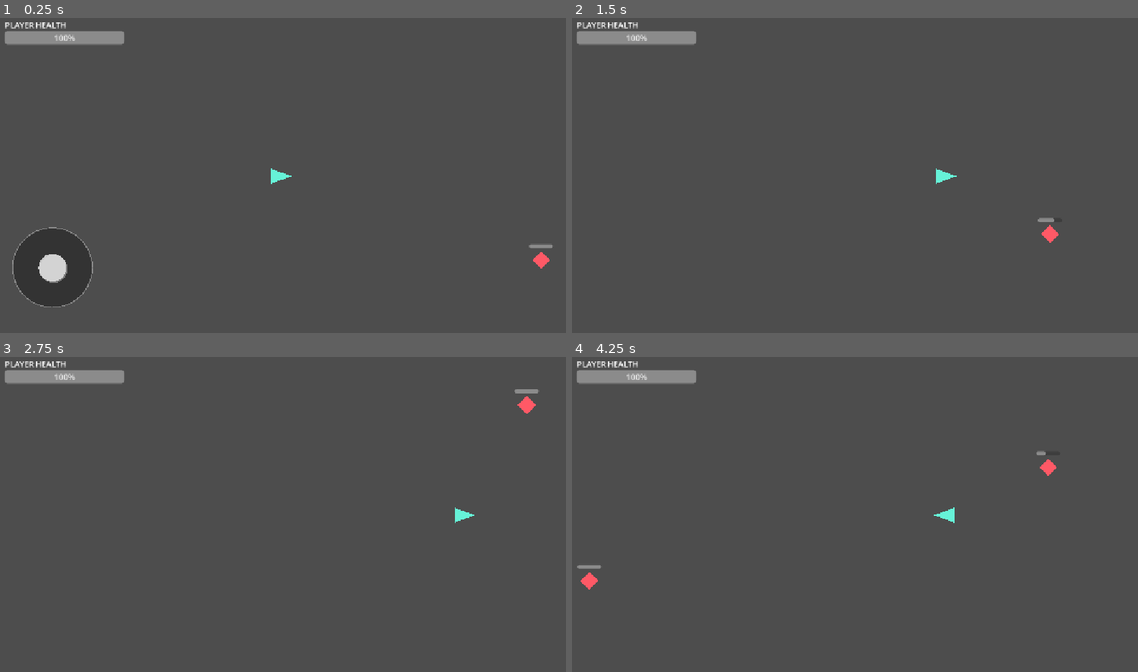
Above: before the commit, frames 1-4 (two rows, left to right).
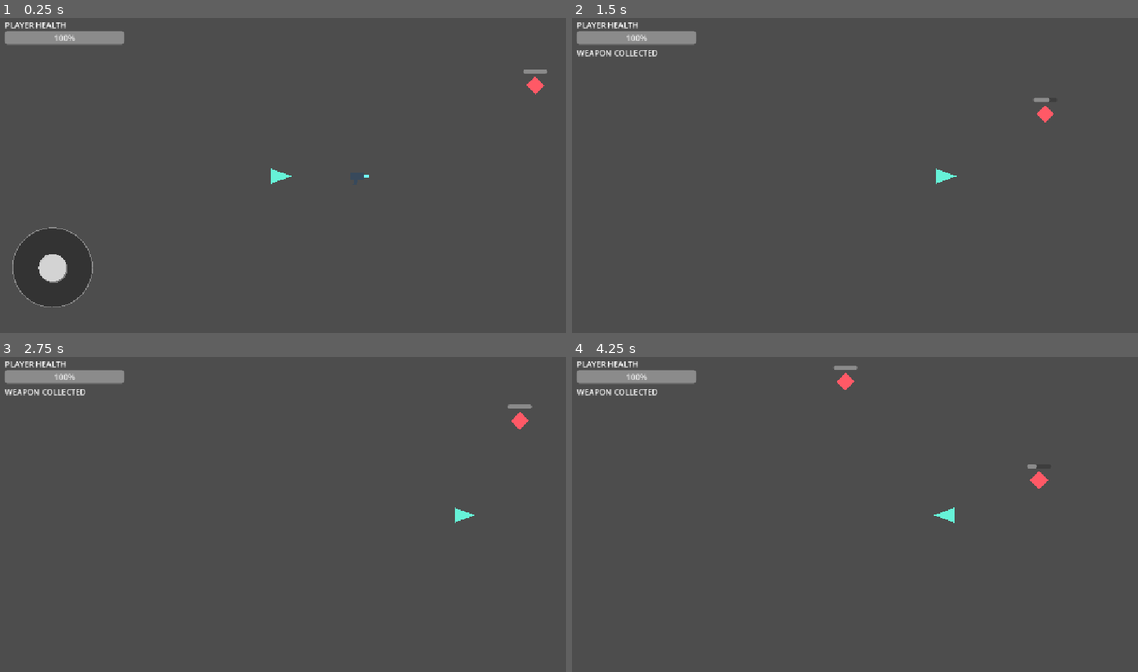
Above: after the commit, the same moments.

Repository: Zajaczkowski23/Bone-Rush
Game: Godot game, scene res://game/game.tscn
The game is run twice, just before and just after one commit, with the same random seed, the same clock (stepped at 60 frames per second) and the same inputs. Before the commit the project starts from res://Scene.tscn.
Inputs (mouse positions are in pixels of both pictures, inside the frame that each line leads up to):
- Up to frame 1 (0.25 s): no input
- Up to frame 2 (1.5 s): tap Enter at 0.5 s; move the mouse to (979, 159) at 0.52 s; hold Right (ui_right) 0.53-1.25 s; click (979, 159) at 0.67 s; drag from (736, 191) to (1058, 241) at 1.27 s
- Up to frame 3 (2.75 s): move the mouse to (333, 445) at 2.02 s; hold Right (ui_right) from 2.03 s (still down); click (333, 445) at 2.17 s
- Up to frame 4 (4.25 s): release Right (ui_right) at 2.75 s; drag from (821, 580) to (679, 467) at 2.77 s; move the mouse to (1024, 564) at 3.52 s; hold Left (ui_left) from 3.53 s (still down); click (1024, 564) at 3.67 s

The runs differ from the first frame. In frame 1, 0.3% of the frame differs, in the area x 64-98%, y 16-80%; in frame 2, 0.4%; in frame 3, 0.4%; in frame 4, 0.7%, in the area x 0-86%, y 2-74%.

Commit message:
feat(weapon): structure files correclty and add grabing weapon action

Diff:
--- a/Enemy.tscn
+++ b/Enemy.tscn
@@ -1,21 +1,21 @@
-[gd_scene load_steps=3 format=3]
+[gd_scene format=3 uid="uid://7emepqfwanj2"]
 
 [ext_resource type="Script" path="res://enemy.gd" id="1_enemy"]
 
 [sub_resource type="CircleShape2D" id="CircleShape2D_enemy"]
 radius = 14.0
 
-[node name="Enemy" type="Area2D" groups=["enemies"]]
+[node name="Enemy" type="Area2D" unique_id=578942140 groups=["enemies"]]
 script = ExtResource("1_enemy")
 
-[node name="CollisionShape2D" type="CollisionShape2D" parent="."]
+[node name="CollisionShape2D" type="CollisionShape2D" parent="." unique_id=394978473]
 shape = SubResource("CircleShape2D_enemy")
 
-[node name="Polygon2D" type="Polygon2D" parent="."]
+[node name="Polygon2D" type="Polygon2D" parent="." unique_id=1055566969]
 color = Color(1, 0.35, 0.4, 1)
 polygon = PackedVector2Array(0, -18, 18, 0, 0, 18, -18, 0)
 
-[node name="HealthBar" type="ProgressBar" parent="."]
+[node name="HealthBar" type="ProgressBar" parent="." unique_id=1277940020]
 offset_left = -24.0
 offset_top = -32.0
 offset_right = 24.0
--- a/enemy.gd
+++ b/characters/enemies/enemy/enemy.gd
@@ -1,4 +1,7 @@
 extends Area2D
+
+const PlayArea = preload("res://game/play_area.gd")
+const EDGE_MARGIN: float = 36.0
 
 @export var move_speed: float = 110.0
 @export var max_health: int = 30
@@ -26,6 +29,7 @@
 			player.global_position,
 			minf(move_speed * delta, distance - 18.0)
 		)
+	PlayArea.keep_inside(self, EDGE_MARGIN)
 
 	for body in get_overlapping_bodies():
 		if body.is_in_group("player"):
--- /dev/null
+++ b/characters/enemies/enemy/enemy.tscn
@@ -0,0 +1,26 @@
+[gd_scene load_steps=3 format=3]
+
+[ext_resource type="Script" path="res://characters/enemies/enemy/enemy.gd" id="1_enemy"]
+
+[sub_resource type="CircleShape2D" id="CircleShape2D_enemy"]
+radius = 14.0
+
+[node name="Enemy" type="Area2D" groups=["enemies"]]
+script = ExtResource("1_enemy")
+
+[node name="CollisionShape2D" type="CollisionShape2D" parent="."]
+shape = SubResource("CircleShape2D_enemy")
+
+[node name="Polygon2D" type="Polygon2D" parent="."]
+color = Color(1, 0.35, 0.4, 1)
+polygon = PackedVector2Array(0, -18, 18, 0, 0, 18, -18, 0)
+
+[node name="HealthBar" type="ProgressBar" parent="."]
+offset_left = -24.0
+offset_top = -32.0
+offset_right = 24.0
+offset_bottom = -24.0
+mouse_filter = 2
+max_value = 30.0
+value = 30.0
+show_percentage = false
--- a/player.gd
+++ b/characters/player/player.gd
@@ -1,4 +1,7 @@
 extends CharacterBody2D
+
+const PlayArea = preload("res://game/play_area.gd")
+const EDGE_MARGIN: float = 24.0
 
 @export var move_speed: float = 260.0
 @export var max_health: int = 100
@@ -8,15 +11,17 @@
 @export var beam_damage: int = 10
 
 var health: int
+var has_weapon_drop: bool = false
 var _damage_cooldown_left: float = 0.0
 var _fire_cooldown_left: float = 0.0
 
 @onready var health_bar: ProgressBar = $"../CanvasLayer/PlayerHealthBar"
 @onready var game_over_label: Label = $"../CanvasLayer/GameOverLabel"
+@onready var pickup_label: Label = $"../CanvasLayer/PickupLabel"
 
 
 func _ready() -> void:
-	global_position = get_viewport_rect().size * 0.5
+	global_position = PlayArea.center_for(self)
 	health = max_health
 	health_bar.max_value = max_health
 	health_bar.value = health
@@ -33,6 +38,7 @@
 
 	velocity = direction * move_speed
 	move_and_slide()
+	PlayArea.keep_inside(self, EDGE_MARGIN)
 
 	if direction != Vector2.ZERO:
 		rotation = direction.angle()
@@ -86,3 +92,11 @@
 		velocity = Vector2.ZERO
 		set_physics_process(false)
 		game_over_label.show()
+
+
+func collect_weapon_drop() -> bool:
+	if has_weapon_drop:
+		return false
+	has_weapon_drop = true
+	pickup_label.show()
+	return true
--- a/game.gd
+++ /dev/null
@@ -1,33 +0,0 @@
-extends Node2D
-
-const ENEMY_SCENE: PackedScene = preload("res://Enemy.tscn")
-
-@export var max_enemies: int = 10
-
-
-func _ready() -> void:
-	$EnemySpawnTimer.timeout.connect(_spawn_enemy)
-	_spawn_enemy()
-
-
-func _spawn_enemy() -> void:
-	if get_tree().get_nodes_in_group("enemies").size() >= max_enemies:
-		return
-
-	var enemy := ENEMY_SCENE.instantiate() as Area2D
-	add_child(enemy)
-	enemy.global_position = _random_edge_position()
-
-
-func _random_edge_position() -> Vector2:
-	var view_size := get_viewport_rect().size
-	var margin := 24.0
-	match randi_range(0, 3):
-		0:
-			return Vector2(randf_range(margin, view_size.x - margin), margin)
-		1:
-			return Vector2(view_size.x - margin, randf_range(margin, view_size.y - margin))
-		2:
-			return Vector2(randf_range(margin, view_size.x - margin), view_size.y - margin)
-		_:
-			return Vector2(margin, randf_range(margin, view_size.y - margin))
--- /dev/null
+++ b/game/game.gd
@@ -0,0 +1,22 @@
+extends Node2D
+
+const PlayArea = preload("res://game/play_area.gd")
+const ENEMY_SCENE: PackedScene = preload("res://characters/enemies/enemy/enemy.tscn")
+
+@export var max_enemies: int = 10
+
+
+func _ready() -> void:
+	$WeaponDrop.global_position = $Player.global_position + Vector2(160, 0)
+	PlayArea.keep_inside($WeaponDrop, 32.0)
+	$EnemySpawnTimer.timeout.connect(_spawn_enemy)
+	_spawn_enemy()
+
+
+func _spawn_enemy() -> void:
+	if get_tree().get_nodes_in_group("enemies").size() >= max_enemies:
+		return
+
+	var enemy := ENEMY_SCENE.instantiate() as Area2D
+	add_child(enemy)
+	enemy.global_position = PlayArea.random_edge_position(self, 36.0)
--- a/Scene.tscn
+++ b/game/game.tscn
@@ -1,8 +1,9 @@
-[gd_scene load_steps=5 format=3 uid="uid://cvhvbieokioxm"]
+[gd_scene load_steps=6 format=3 uid="uid://cvhvbieokioxm"]
 
 [ext_resource type="Script" uid="uid://bu2f3k7cfx733" path="res://addons/virtual_joystick_DX/vjdx_core_script.gd" id="1_t6lng"]
-[ext_resource type="Script" path="res://player.gd" id="2_player"]
-[ext_resource type="Script" path="res://game.gd" id="3_game"]
+[ext_resource type="Script" path="res://characters/player/player.gd" id="2_player"]
+[ext_resource type="Script" path="res://game/game.gd" id="3_game"]
+[ext_resource type="PackedScene" path="res://items/weapon_drop.tscn" id="4_drop"]
 
 [sub_resource type="CircleShape2D" id="CircleShape2D_player"]
 radius = 16.0
@@ -25,6 +26,9 @@
 wait_time = 2.0
 autostart = true
 
+[node name="WeaponDrop" parent="." instance=ExtResource("4_drop")]
+position = Vector2(736, 324)
+
 [node name="CanvasLayer" type="CanvasLayer" parent="." unique_id=2114332588]
 
 [node name="PlayerHealthLabel" type="Label" parent="CanvasLayer"]
@@ -41,6 +45,14 @@
 offset_bottom = 56.0
 mouse_filter = 2
 value = 100.0
+
+[node name="PickupLabel" type="Label" parent="CanvasLayer"]
+visible = false
+offset_left = 24.0
+offset_top = 64.0
+offset_right = 264.0
+offset_bottom = 88.0
+text = "WEAPON COLLECTED"
 
 [node name="GameOverLabel" type="Label" parent="CanvasLayer"]
 visible = false
--- /dev/null
+++ b/game/play_area.gd
@@ -0,0 +1,31 @@
+extends RefCounted
+
+
+static func bounds_for(node: Node2D, margin: float = 0.0) -> Rect2:
+	var inset := Vector2(margin, margin)
+	return Rect2(inset, node.get_viewport_rect().size - inset * 2.0)
+
+
+static func center_for(node: Node2D) -> Vector2:
+	return bounds_for(node).get_center()
+
+
+static func keep_inside(node: Node2D, margin: float) -> void:
+	var bounds := bounds_for(node, margin)
+	node.global_position = Vector2(
+		clampf(node.global_position.x, bounds.position.x, bounds.end.x),
+		clampf(node.global_position.y, bounds.position.y, bounds.end.y)
+	)
+
+
+static func random_edge_position(node: Node2D, margin: float) -> Vector2:
+	var bounds := bounds_for(node, margin)
+	match randi_range(0, 3):
+		0:
+			return Vector2(randf_range(bounds.position.x, bounds.end.x), bounds.position.y)
+		1:
+			return Vector2(bounds.end.x, randf_range(bounds.position.y, bounds.end.y))
+		2:
+			return Vector2(randf_range(bounds.position.x, bounds.end.x), bounds.end.y)
+		_:
+			return Vector2(bounds.position.x, randf_range(bounds.position.y, bounds.end.y))
--- a/icon.svg
+++ /dev/null
@@ -1 +0,0 @@
-<svg xmlns="http://www.w3.org/2000/svg" width="128" height="128"><rect width="124" height="124" x="2" y="2" fill="#363d52" stroke="#212532" stroke-width="4" rx="14"/><g fill="#fff" transform="translate(12.322 12.322)scale(.101)"><path d="M105 673v33q407 354 814 0v-33z"/><path fill="#478cbf" d="m105 673 152 14q12 1 15 14l4 67 132 10 8-61q2-11 15-15h162q13 4 15 15l8 61 132-10 4-67q3-13 15-14l152-14V427q30-39 56-81-35-59-83-108-43 20-82 47-40-37-88-64 7-51 8-102-59-28-123-42-26 43-46 89-49-7-98 0-20-46-46-89-64 14-123 42 1 51 8 102-48 27-88 64-39-27-82-47-48 49-83 108 26 42 56 81zm0 33v39c0 276 813 276 814 0v-39l-134 12-5 69q-2 10-14 13l-162 11q-12 0-16-11l-10-65H446l-10 65q-4 11-16 11l-162-11q-12-3-14-13l-5-69z"/><path d="M483 600c0 34 58 34 58 0v-86c0-34-58-34-58 0z"/><circle cx="725" cy="526" r="90"/><circle cx="299" cy="526" r="90"/></g><g fill="#414042" transform="translate(12.322 12.322)scale(.101)"><circle cx="307" cy="532" r="60"/><circle cx="717" cy="532" r="60"/></g></svg>
--- /dev/null
+++ b/items/weapon_drop.gd
@@ -0,0 +1,10 @@
+extends Area2D
+
+
+func _ready() -> void:
+	body_entered.connect(_on_body_entered)
+
+
+func _on_body_entered(body: Node2D) -> void:
+	if body.is_in_group("player") and body.call("collect_weapon_drop"):
+		queue_free()
--- /dev/null
+++ b/items/weapon_drop.tscn
@@ -0,0 +1,24 @@
+[gd_scene load_steps=3 format=3]
+
+[ext_resource type="Script" path="res://items/weapon_drop.gd" id="1_drop"]
+
+[sub_resource type="CircleShape2D" id="CircleShape2D_pickup"]
+radius = 25.0
+
+[node name="WeaponDrop" type="Area2D"]
+script = ExtResource("1_drop")
+
+[node name="CollisionShape2D" type="CollisionShape2D" parent="."]
+shape = SubResource("CircleShape2D_pickup")
+
+[node name="Body" type="Polygon2D" parent="."]
+color = Color(0.22, 0.29, 0.36, 1)
+polygon = PackedVector2Array(-18, -7, 9, -7, 9, 7, -18, 7)
+
+[node name="Barrel" type="Polygon2D" parent="."]
+color = Color(0.45, 1, 1, 1)
+polygon = PackedVector2Array(9, -3, 21, -3, 21, 3, 9, 3)
+
+[node name="Grip" type="Polygon2D" parent="."]
+color = Color(0.22, 0.29, 0.36, 1)
+polygon = PackedVector2Array(-11, 7, -2, 7, -5, 18, -12, 18)
--- a/project.godot
+++ b/project.godot
@@ -11,7 +11,7 @@
 [application]
 
 config/name="Bone Rush"
-run/main_scene="uid://cvhvbieokioxm"
+run/main_scene="res://game/game.tscn"
 config/features=PackedStringArray("4.7", "Forward Plus")
 config/icon="res://icon.svg"
 
Binary file added: assets/images/chatgpt_image_2026_10_04.png
Not shown, changed: assets/images/chatgpt_image_2026_10_04.png.import
Renamed: enemy.gd.uid -> characters/enemies/enemy/enemy.gd.uid
Renamed: player.gd.uid -> characters/player/player.gd.uid
Renamed: game.gd.uid -> game/game.gd.uid
Not shown, added: game/play_area.gd.uid
Not shown, added: items/weapon_drop.gd.uid
